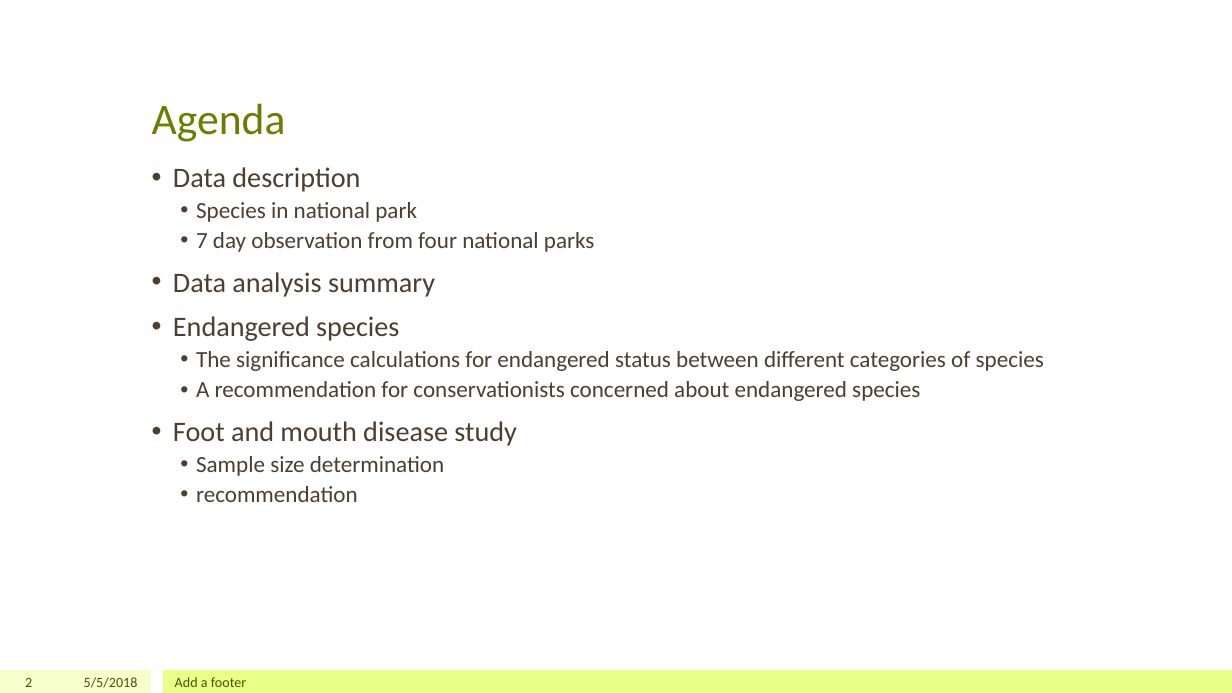
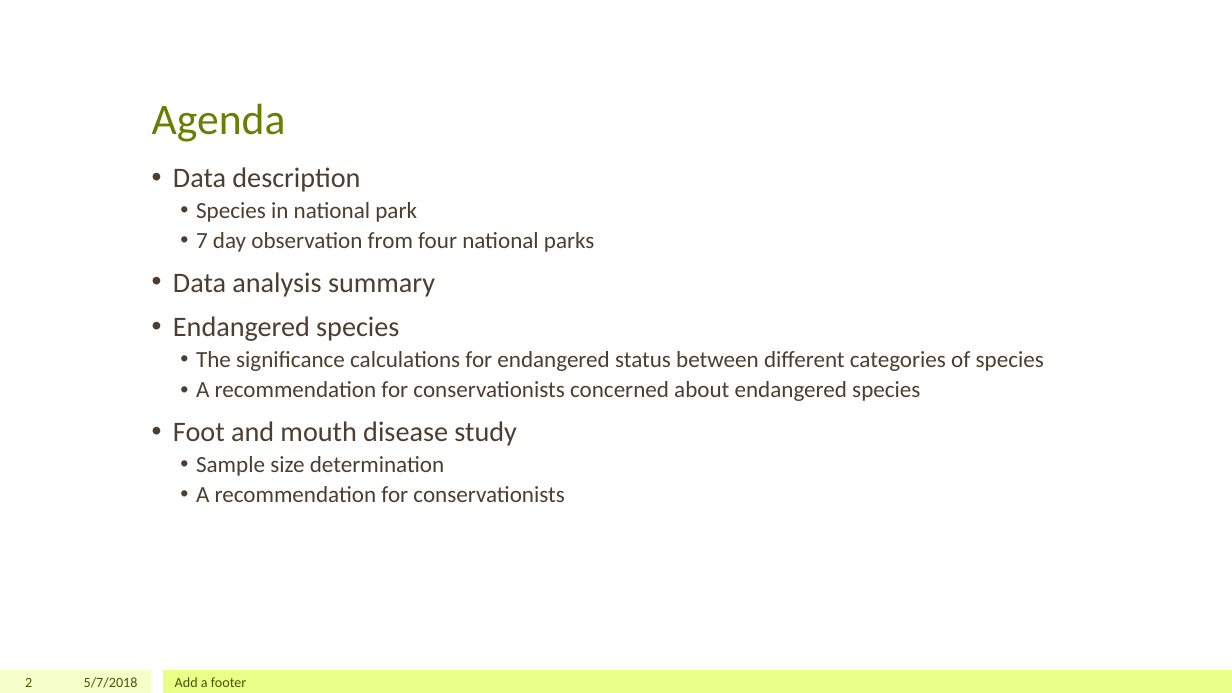
Before and after one commit to iamchristinelee/codeacademy, a slide deck: slide 2 of DataScience/Capstone/biodiversity.pptx. Drawn at 1232x693 pixels with LibreOffice and Linux fonts; fonts in the diff are those of the drawing. Boxes give left, top, right and bottom in pixels: in the first picture for what was removed or moved away, otherwise in the second. Text is boxed around its words. In the diff, an @@ line names an element or a change of style, - is before the commit and + after.

```diff
--- a/DataScience/Capstone/biodiversity.pptx
+++ b/DataScience/Capstone/biodiversity.pptx
@@ text at (x1=196, y1=486, x2=564, y2=502): text changed @@
-  • recommendation
+  • A recommendation for conservationists
@@ text at (x1=84, y1=677, x2=138, y2=688): text changed @@
-5/5/2018
+5/7/2018
```
Also in this commit, not shown: 8 other slides changed, 1 slide added.
